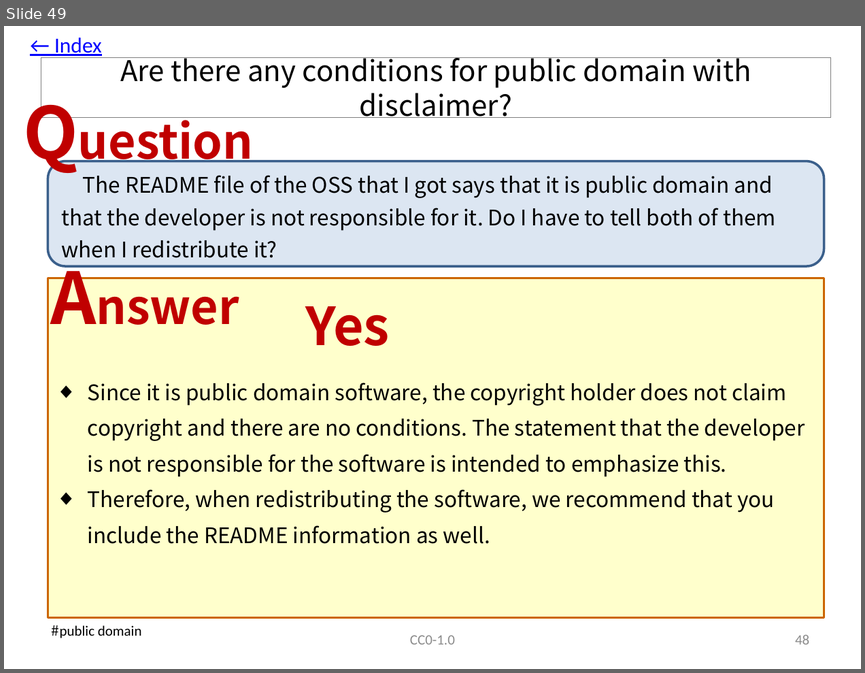
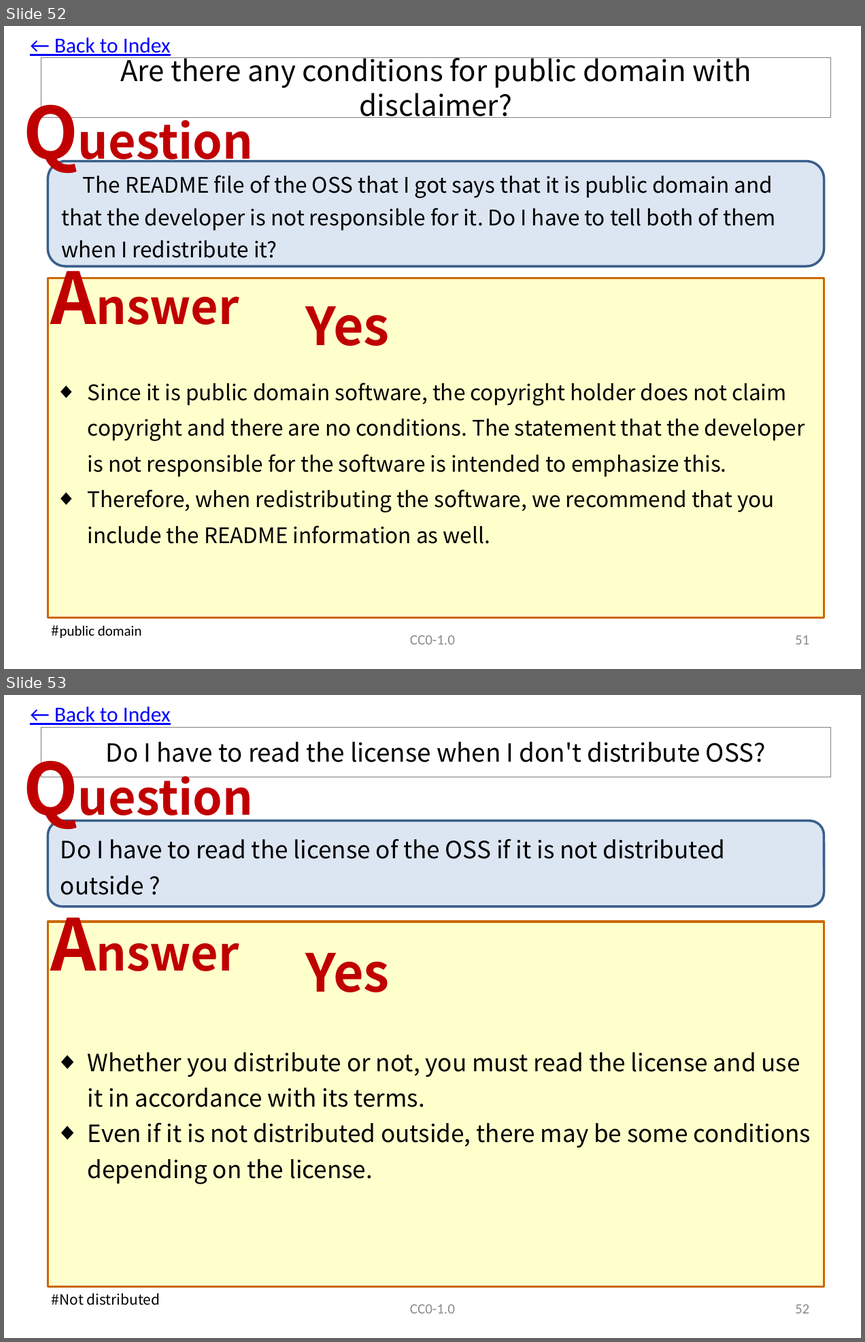
Before and after one commit to OpenChain-Project/OpenChain-JWG, a slide deck: Education_Material/FAQ/Misunderstandings_of_OSS_licenses_CC0.pptx. Shown one above the other, each under a label of ours: slide 49 before the commit, slides 52 and 53 after it. The pictures are 865x673 and 865x1342 pixels, drawn with LibreOffice and Linux fonts; fonts in the diff are those of the drawing. Boxes give left, top, right and bottom in pixels: in the first picture for what was removed or moved away, otherwise in the second. Text is boxed around its words. In the diff, an @@ line names an element or a change of style, - is before the commit and + after.

```diff
--- a/Education_Material/FAQ/Misunderstandings_of_OSS_licenses_CC0.pptx
+++ b/Education_Material/FAQ/Misunderstandings_of_OSS_licenses_CC0.pptx
@@ slide 53 added at [4,695,861,1338], background #FFFFFF @@
@@ text added at [54,707,171,725], 18 pt, text #0000FF, underline @@
+← Back to Index
@@ title added at [41,728,830,777], outline #808080 0.75 pt, 21 pt, text #000000 @@
+Do I have to read the license when I don't distribute OSS?
@@ text added at [14,740,277,834], 40 pt, text #C00000, bold @@
+Question
@@ rounded rectangle added at [48,821,824,906], fill #DCE6F2, outline #3A5F8C 2 pt, 20 pt, text #000000 @@
+Do I have to read the license of the OSS if it is not distributed outside ?
@@ text added at [41,895,267,989], 40 pt, text #C00000, bold @@
+Answer
@@ rectangle added at [48,921,824,1286], fill #FFFFCC, outline #CC6600 2 pt @@
@@ text added at [306,953,390,992], 44 pt, text #C00000, bold @@
+Yes
@@ text added at [88,1052,810,1184], 20 pt, text #000000 @@
+◆ Whether you distribute or not, you must read the license and use it in accordance with its terms.
+◆ Even if it is not distributed outside, there may be some conditions depending on the license.
@@ text added at [52,1293,160,1305], 12 pt, text #000000 @@
+#Not distributed
@@ text added at [410,1304,455,1313], 12 pt, text #8C8C8C @@
+CC0-1.0
@@ page number added at [795,1304,809,1313], 12 pt, text #8C8C8C @@
+52
@@ what was slide 49 is now slide 52 @@
@@ slide 52 changed as well @@
@@ text at [54,38,171,56]: text changed @@
-← Index
+← Back to Index
@@ page number at [795,635,809,644]: text changed @@
-48
+51
```
Also in this commit, not shown: 56 other slides changed, 5 other slides added.
